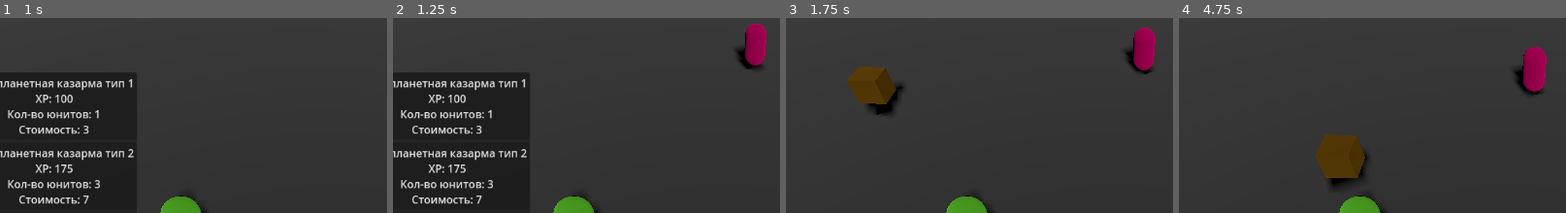
Above: before the commit, frames 1-4 (left to right).
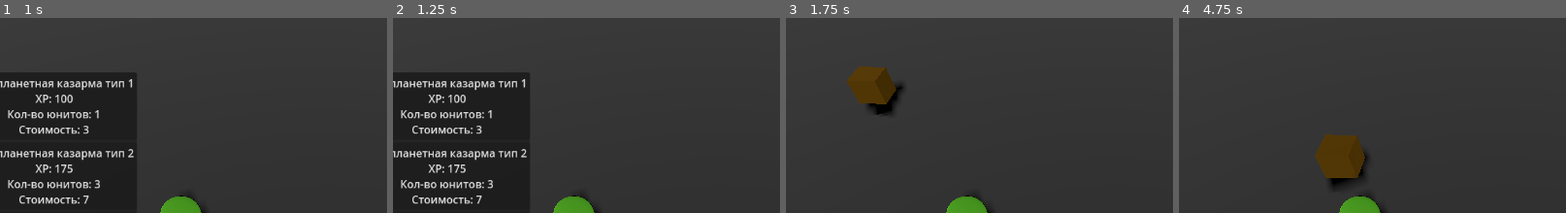
Above: after the commit, the same moments.

Repository: jelopf/RTS
Game: Godot game, scene res://scenes/Level1.tscn
Same seed, same stepped clock (60 frames per second), same inputs: the game is played once before the commit and once after it.
Inputs (mouse positions are % of the whole screen's width and height, from its top left):
- Up to frame 1 (1 s): tap Enter at 0.5 s; move the mouse to (72, 39) at 0.52 s; tap M at 0.6 s; click (72, 39) at 0.67 s
- Up to frame 2 (1.25 s): no input
- Up to frame 3 (1.75 s): click "Инопланетная казарма тип 1 XP…" at 1.25 s
- Up to frame 4 (4.75 s): move the mouse to (30, 50) at 2.02 s; tap M at 2.1, 3.6 s; click (30, 50) at 2.17 s; click "Инопланетная казарма тип 2 XP…" at 2.75 s; tap Space at 3.5 s; move the mouse to (60, 20) at 3.52 s; click (60, 20) at 3.67 s; click "Инопланетная казарма тип 3 XP…" at 4.25 s
The pictures show only the part of the screen within x 4-54%, y 0-50%; the shares and areas given below are measured in that part.

Frame 1 is identical in both runs. In frame 2, 1.3% of the frame differs, in the area x 88-97%, y 2-27%; in frame 3, 1.3%; in frame 4, 1.5%, in the area x 86-95%, y 14-40%.

Commit message:
Введены новые функции
Реализована логика атаки и урона по врагу
Введена логика смены режимов (добыча/оборона)

Diff:
--- a/project.godot
+++ b/project.godot
@@ -20,7 +20,3 @@
 GameManager="*res://scripts/GameManager.gd"
 PlacementManager="*res://scripts/PlacementManager.gd"
 GridManager="*res://scripts/GridManager.gd"
-
-[display]
-
-window/size/mode=3
--- a/scripts/GameManager.gd
+++ b/scripts/GameManager.gd
@@ -2,6 +2,7 @@
 
 var metal := 10
 var selected_barracks_type := 1  # По умолчанию тип 1
+var combat_active := false
 
 # Таблица с характеристиками казарм
 var barracks_data = {
@@ -66,3 +67,24 @@
 	barracks.global_transform.origin = position
 	get_tree().current_scene.add_child(barracks)
 	print("Казарма создана с HP: ", data["hp"], ", юнитов: ", data["unit_count"])
+
+func start_combat_phase():
+	combat_active = true
+	print("Началась боевая фаза! Ресурсы временно недоступны.")
+	var resources = get_tree().get_nodes_in_group("resource")
+	for resource in resources:
+		if resource.has_method("hide_resource"):
+			resource.hide_resource()
+			resource.is_available = false
+
+func end_combat_phase():
+	combat_active = false
+	print("Боевая фаза завершена! Ресурсы снова доступны.")
+	var resources = get_tree().get_nodes_in_group("resource")
+	for resource in resources:
+		if resource.has_method("show_resource"):
+			resource.show_resource()
+			resource.is_available = true
+
+func is_combat_active() -> bool:
+	return combat_active
--- a/scripts/WaveManager.gd
+++ b/scripts/WaveManager.gd
@@ -1,6 +1,6 @@
 extends Node
 
-@export var preparation_time := 1.0
+@export var preparation_time := 10.0
 @export var break_time := 5.0
 @export var waves: Array[int] = [1, 3, 5]  # Пример: [[3], [3], [5]]
 
@@ -33,16 +33,26 @@
 
 	var enemy_count = waves[current_wave]
 	print("Волна ", current_wave + 1, " начинается! Противников: ", enemy_count)
+
+	if GameManager.has_method("start_combat_phase"):
+		GameManager.start_combat_phase()
+
 	spawn_enemies(enemy_count)
+	current_wave += 1
 
-	current_wave += 1
 	await wait_for_wave_to_end()
+
+	if GameManager.has_method("end_combat_phase"):
+		GameManager.end_combat_phase()
+
 	if current_wave < waves.size():
 		print("Перерыв ", break_time, " секунд.")
 		await get_tree().create_timer(break_time).timeout
-		start_next_wave()
+		start_preparation_phase()
 	else:
 		print("Вы победили все волны!")
+
+
 
 func spawn_enemies(count):
 	for i in range(count):
--- a/scripts/camera_3d.gd
+++ b/scripts/camera_3d.gd
@@ -22,6 +22,10 @@
 		if clicked and clicked.is_in_group("resource") and clicked.has_method("on_clicked"):
 			clicked.call("on_clicked")
 
+		# Клик по врагу
+		if clicked and clicked.is_in_group("enemy") and clicked.has_method("on_clicked"):
+			clicked.call("on_clicked")
+
 		# Только если в режиме строительства — пробуем построить
 		if GameManager.ghost_building and clicked and clicked.is_in_group("ground"):
 			PlacementManager.try_place_building(result.position)
--- a/scripts/enemy.gd
+++ b/scripts/enemy.gd
@@ -4,6 +4,7 @@
 @export var attack_range := 1.5
 @export var attack_damage := 4
 @export var attack_interval := 3.0
+@export var hp := 15
 
 var current_target: Node3D = null
 var is_attacking := false
@@ -39,8 +40,8 @@
 		find_target()
 		return
 
-	current_target.take_damage(attack_damage)
-	# print("Враг атакует:", current_target.name)
+	if current_target.has_method("take_damage"):
+		current_target.take_damage(attack_damage)
 
 	await get_tree().create_timer(attack_interval).timeout
 	attack_loop()
@@ -60,3 +61,20 @@
 
 	if closest:
 		current_target = closest
+
+func take_damage(amount: int, _attacker: Node3D = null):
+	hp -= amount
+	print("Враг получил урон:", amount, " Осталось HP:", hp)
+
+	if hp <= 0:
+		print("Враг уничтожен!")
+		queue_free()
+
+func on_clicked():
+	print("Враг был выбран как цель!")
+	var units = get_tree().get_nodes_in_group("unit")
+	for unit in units:
+		if is_instance_valid(unit) and not unit.is_busy and not unit.is_attacking:
+			unit.attack_target = self
+			unit.start_attack()
+			break
--- a/scripts/resource.gd
+++ b/scripts/resource.gd
@@ -11,12 +11,15 @@
 var timer_label: Label = null
 var mesh: Node3D = null  # Визуальная часть руды
 
+
 func _ready():
 	# Ищем прогрессбар
 	mining_bar = $CanvasLayer/Control/ProgressBar
 	if mining_bar == null:
 		print("Ошибка: Прогрессбар не найден!")
 		return
+	add_to_group("resource")
+
 
 	# Ищем лейбл
 	timer_label = $CanvasLayer/Control/Label
@@ -46,9 +49,15 @@
 
 func start_regen():
 	await get_tree().create_timer(regen_time).timeout
+
+	# Ждём до конца боевой фазы, если она всё ещё идёт
+	while GameManager.has_method("is_combat_active") and GameManager.is_combat_active():
+		await get_tree().create_timer(1.0).timeout
+
 	is_available = true
 	show_resource()
 	print("Руда восстановилась!")
+
 
 func hide_resource():
 	if mesh:
@@ -109,3 +118,10 @@
 func hide_progress_bar():
 	mining_bar.visible = false
 	timer_label.text = ""
+
+func deactivate():
+	if is_available:
+		is_available = false
+		hide_resource()
+		hide_progress_bar()
+		print("Ресурс временно отключён.")
--- a/scripts/unit.gd
+++ b/scripts/unit.gd
@@ -6,6 +6,8 @@
 var mining_target = null
 var attack_target = null
 var is_attacking = false
+var ready_to_attack = false
+
 
 @export var speed := 3.0
 @export var hp := 25
@@ -15,6 +17,8 @@
 
 func _ready():
 	add_to_group("targetable")
+	add_to_group("unit")
+
 
 func start_mining(resource_node):
 	if is_busy:
@@ -25,8 +29,23 @@
 
 func _physics_process(_delta):
 	if is_attacking:
-		# Атакующий юнит не должен двигаться
-		velocity = Vector3.ZERO
+		if not is_instance_valid(attack_target):
+			is_attacking = false
+			is_busy = false
+			attack_target = null
+			ready_to_attack = false
+			return
+
+		var distance = global_transform.origin.distance_to(attack_target.global_transform.origin)
+		if distance > attack_range:
+			var direction = (attack_target.global_transform.origin - global_transform.origin).normalized()
+			velocity = direction * speed
+			move_and_slide()
+		else:
+			velocity = Vector3.ZERO
+			if not ready_to_attack:
+				ready_to_attack = true
+				attack_loop()
 		return
 
 	if is_busy and mining_target and not is_processing_mining:
@@ -37,6 +56,15 @@
 		if global_transform.origin.distance_to(target_position) < 2.0:
 			velocity = Vector3.ZERO
 			start_mining_process()
+
+	if not is_busy and not is_processing_mining and not is_attacking:
+		var nearest = find_nearest_enemy()
+		if nearest:
+			attack_target = nearest
+			start_attack()
+
+
+
 
 func start_mining_process():
 	is_processing_mining = true
@@ -70,20 +98,21 @@
 		return
 
 	is_attacking = true
-	velocity = Vector3.ZERO
-	attack_loop()
+	is_busy = true
+	ready_to_attack = false
+	target_position = attack_target.global_transform.origin
+
 
 func attack_loop():
 	if not is_instance_valid(attack_target):
 		print("Цель уничтожена.")
 		is_attacking = false
+		is_busy = false
 		attack_target = null
 		return
 
 	if global_transform.origin.distance_to(attack_target.global_transform.origin) > attack_range:
-		print("Цель слишком далеко. Останавливаем атаку.")
-		is_attacking = false
-		attack_target = null
+		# Ждём, пока дойдём - проверка и атака вернётся из _physics_process
 		return
 
 	# Атака цели
@@ -92,3 +121,26 @@
 
 	await get_tree().create_timer(attack_interval).timeout
 	attack_loop()
+
+
+func interrupt_mining():
+	if is_processing_mining:
+		is_busy = false
+		is_processing_mining = false
+		if mining_target:
+			mining_target.hide_progress_bar()
+		mining_target = null
+		print("Добыча прервана. Юнит возвращён в боевую готовность.")
+
+
+func find_nearest_enemy() -> Node3D:
+	var nearest_enemy = null
+	var min_dist = INF
+	for enemy in get_tree().get_nodes_in_group("enemy"):
+		if not is_instance_valid(enemy):
+			continue
+		var dist = global_transform.origin.distance_to(enemy.global_transform.origin)
+		if dist < min_dist:
+			min_dist = dist
+			nearest_enemy = enemy
+	return nearest_enemy
